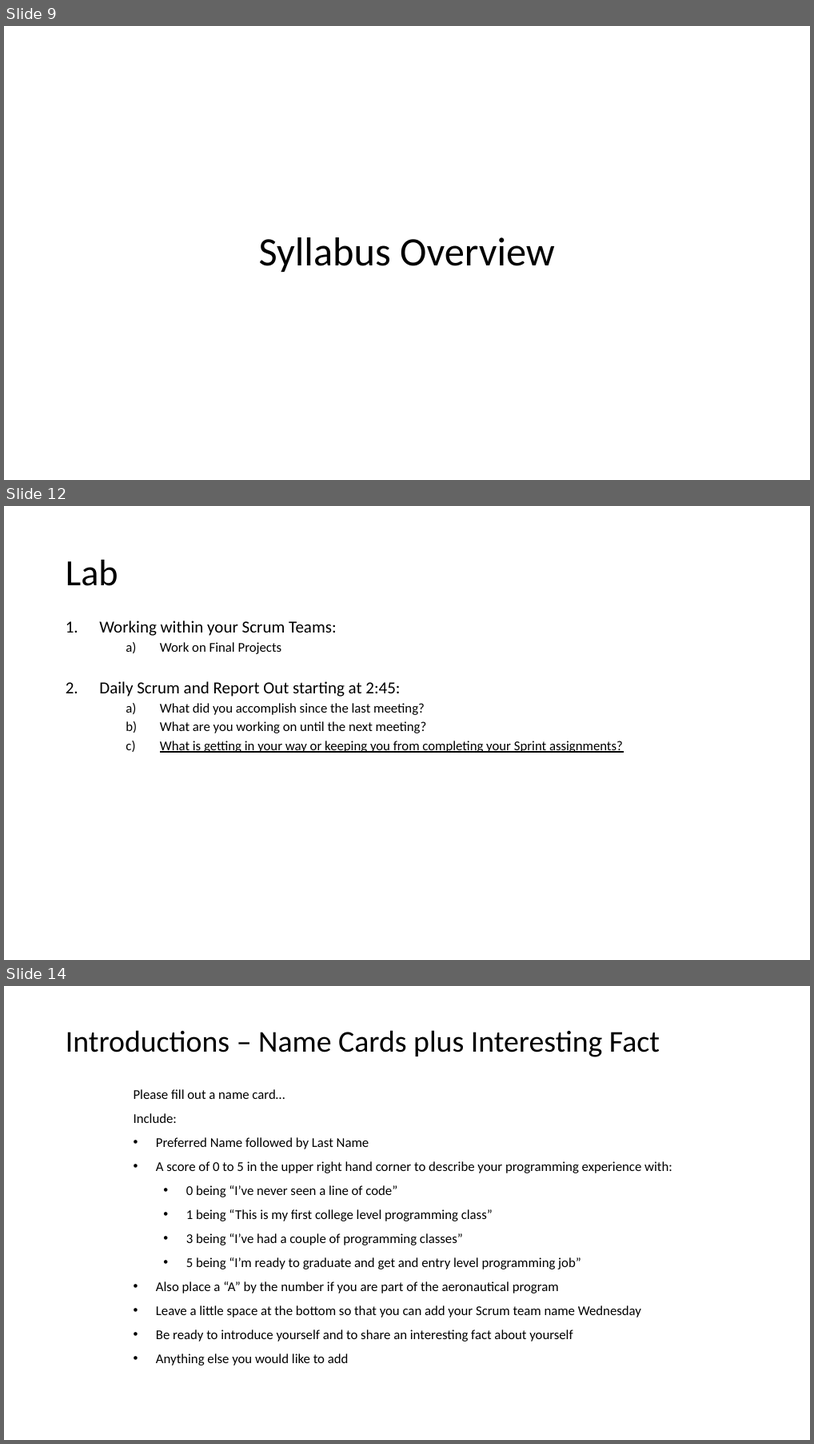
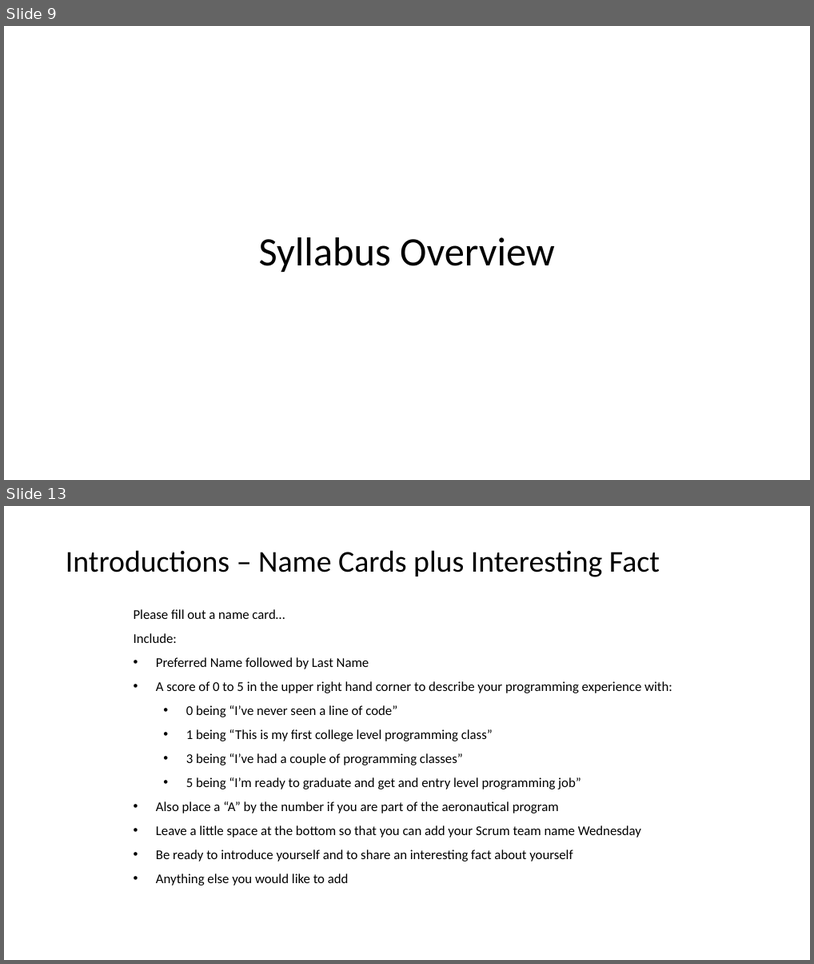
Before and after one commit to jamesbaptiste1/cpsc-24500-2019-01-spring-001, a slide deck: lecture-presentations/2019-01-15.pptx. Shown one above the other, each under a label of ours: slides 9, 12 and 14 before the commit, slides 9 and 13 after it; the slides between them are not shown. The pictures are 814x1444 and 814x964 pixels, drawn with LibreOffice and Linux fonts; fonts in the diff are those of the drawing. Boxes give left, top, right and bottom in pixels: in the first picture for what was removed or moved away, otherwise in the second. Text is boxed around its words. In the diff, an @@ line names an element or a change of style, - is before the commit and + after.

```diff
--- a/lecture-presentations/2019-01-15.pptx
+++ b/lecture-presentations/2019-01-15.pptx
@@ slide 12 removed at [4,506,810,960], background #FFFFFF @@
@@ title removed at [66,560,118,586] @@
-Lab
@@ text removed at [99,620,623,752] @@
-1. Working within your Scrum Teams:
-    a) Work on Final Projects
-2. Daily Scrum and Report Out starting at 2:45:
-    a) What did you accomplish since the last meeting?
-    b) What are you working on until the next meeting?
-    c) What is getting in your way or keeping you from completing your Sprint assignments?
@@ what was slide 14 is now slide 13 @@
```
Also in this commit, not shown: 5 slides changed, 2 other slides removed.
